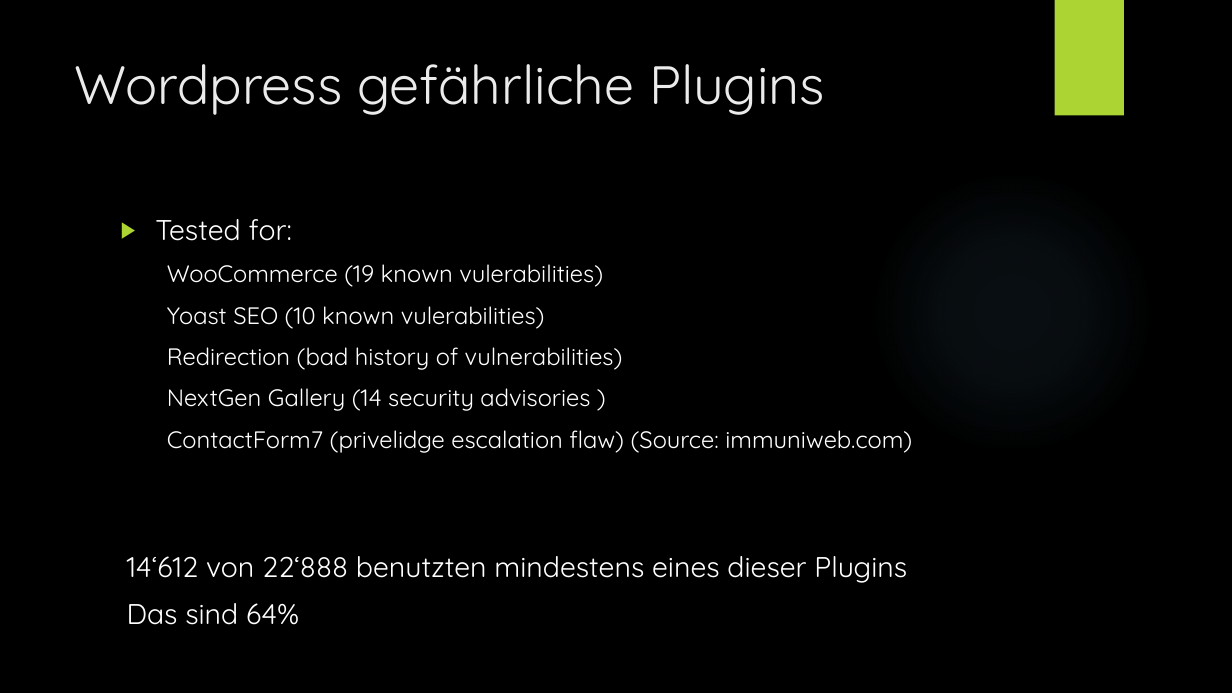
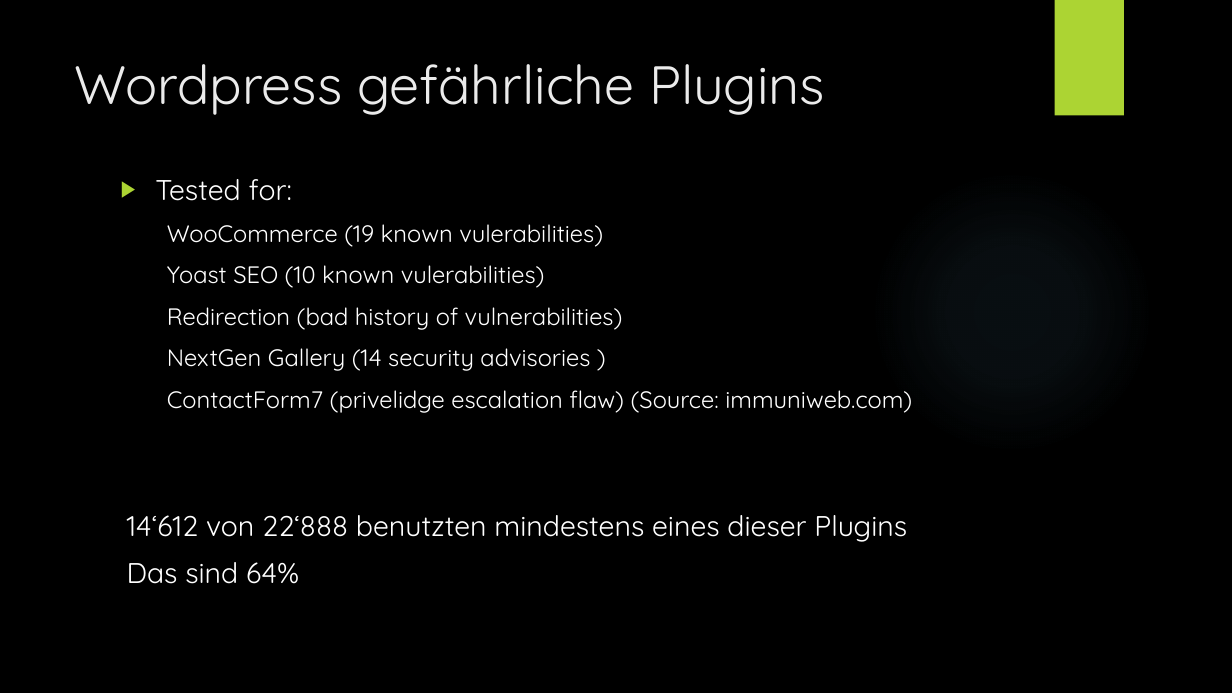
Before and after one commit to Tiim/Unibas-HS19-Internet-and-Secutity-project-webcrawler, a slide deck: slide 12 of Präsentation/Web Crawling.pptx (slide 11 before the commit). Drawn at 1232x693 pixels with LibreOffice and Linux fonts; fonts in the diff are those of the drawing; background and template pictures are left out. Boxes give left, top, right and bottom in pixels: in the first picture for what was removed or moved away, otherwise in the second. Text is boxed around its words. In the diff, an @@ line names an element or a change of style, - is before the commit and + after.

```diff
--- a/Präsentation/Web Crawling.pptx
+++ b/Präsentation/Web Crawling.pptx
@@ text "Tested for:": place and size @@
-text "Tested for:" at [127,219,912,625]
+text "Tested for:" at [127,179,912,584]
```
Also in this commit, not shown: 7 other slides changed, 1 slide added, 6 other files.
